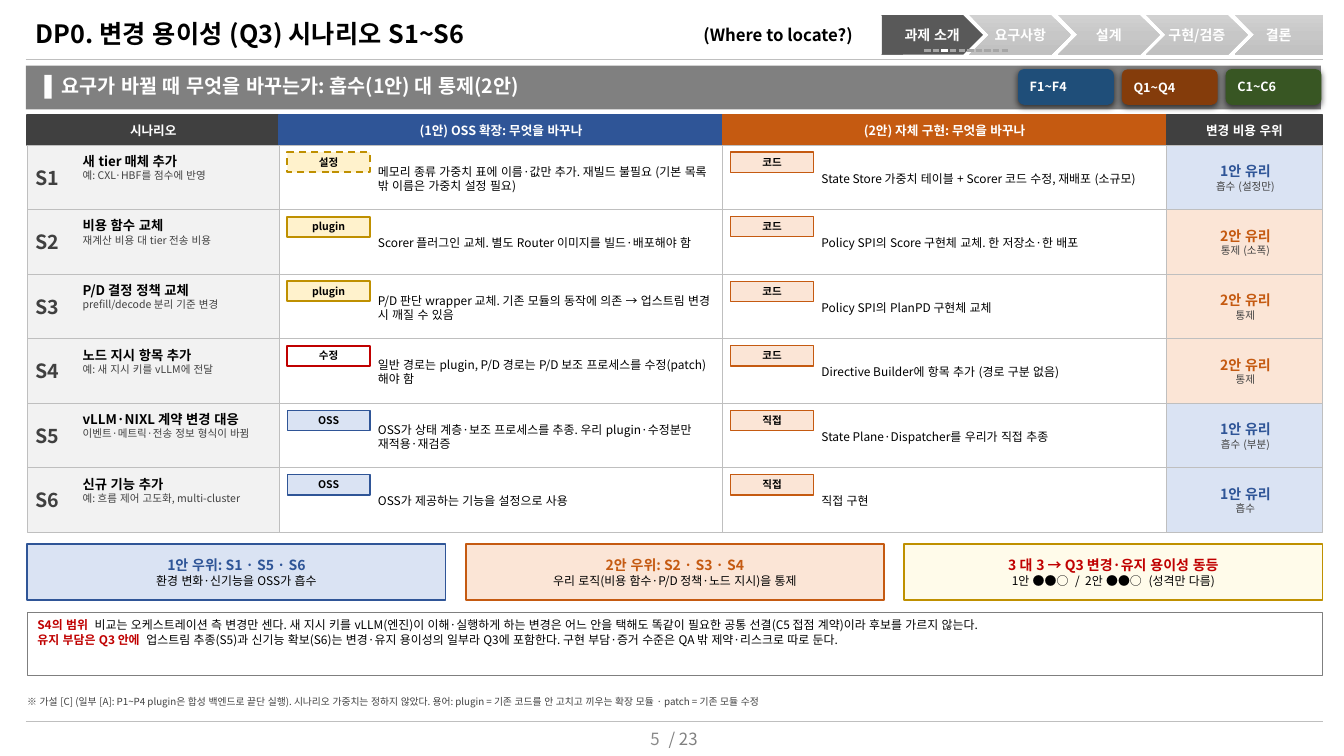
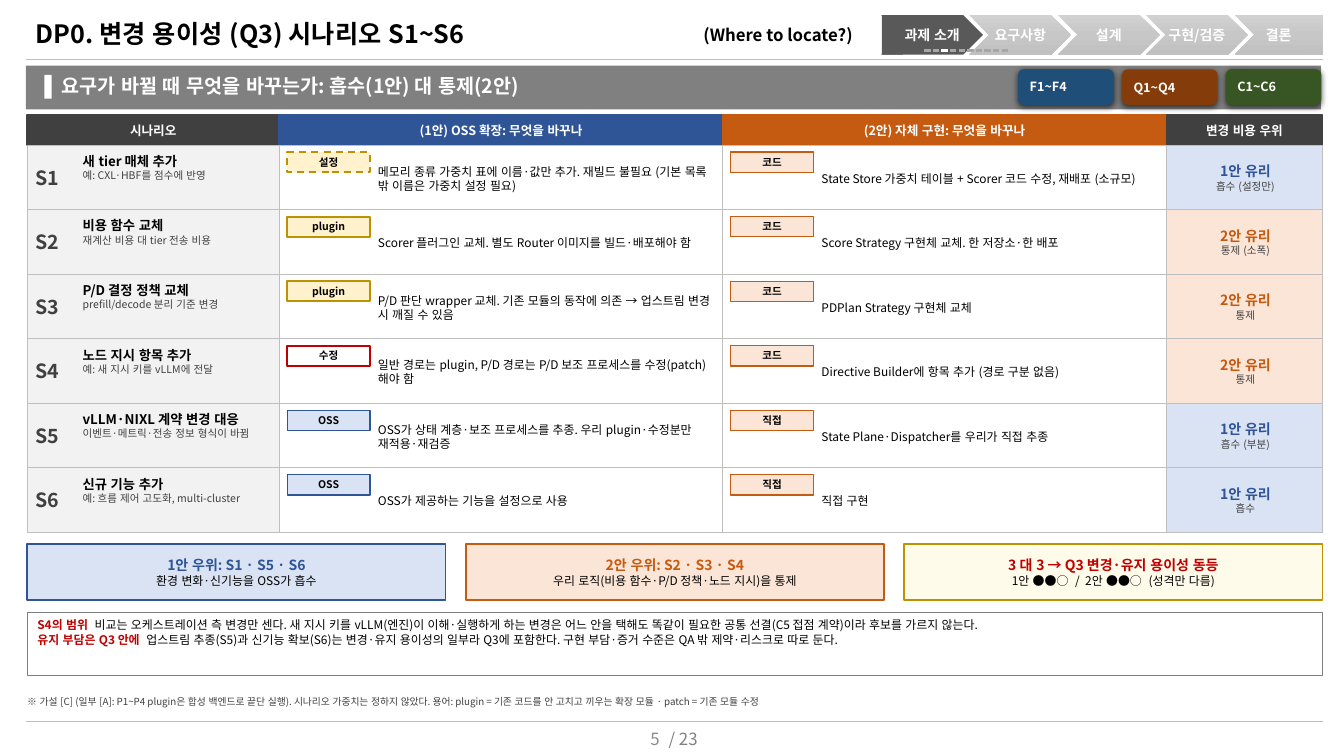
Before and after one commit to mkim0628/vllm, a slide deck: slide 5 of doc-mk/DP0/DP0-slides-v2.pptx. Drawn at 1344x756 pixels with LibreOffice and Linux fonts; fonts in the diff are those of the drawing. Boxes give left, top, right and bottom in pixels: in the first picture for what was removed or moved away, otherwise in the second. Text is boxed around its words. In the diff, an @@ line names an element or a change of style, - is before the commit and + after.

```diff
--- a/doc-mk/DP0/DP0-slides-v2.pptx
+++ b/doc-mk/DP0/DP0-slides-v2.pptx
@@ text at (821, 237, 1059, 250): text changed @@
-Policy SPI의 Score 구현체 교체. 한 저장소·한 배포
+Score Strategy 구현체 교체. 한 저장소·한 배포
@@ text at (821, 302, 972, 315): text changed @@
-Policy SPI의 PlanPD 구현체 교체
+PDPlan Strategy 구현체 교체
```
Also in this commit, not shown: 1 other slide changed, 2 other files.
